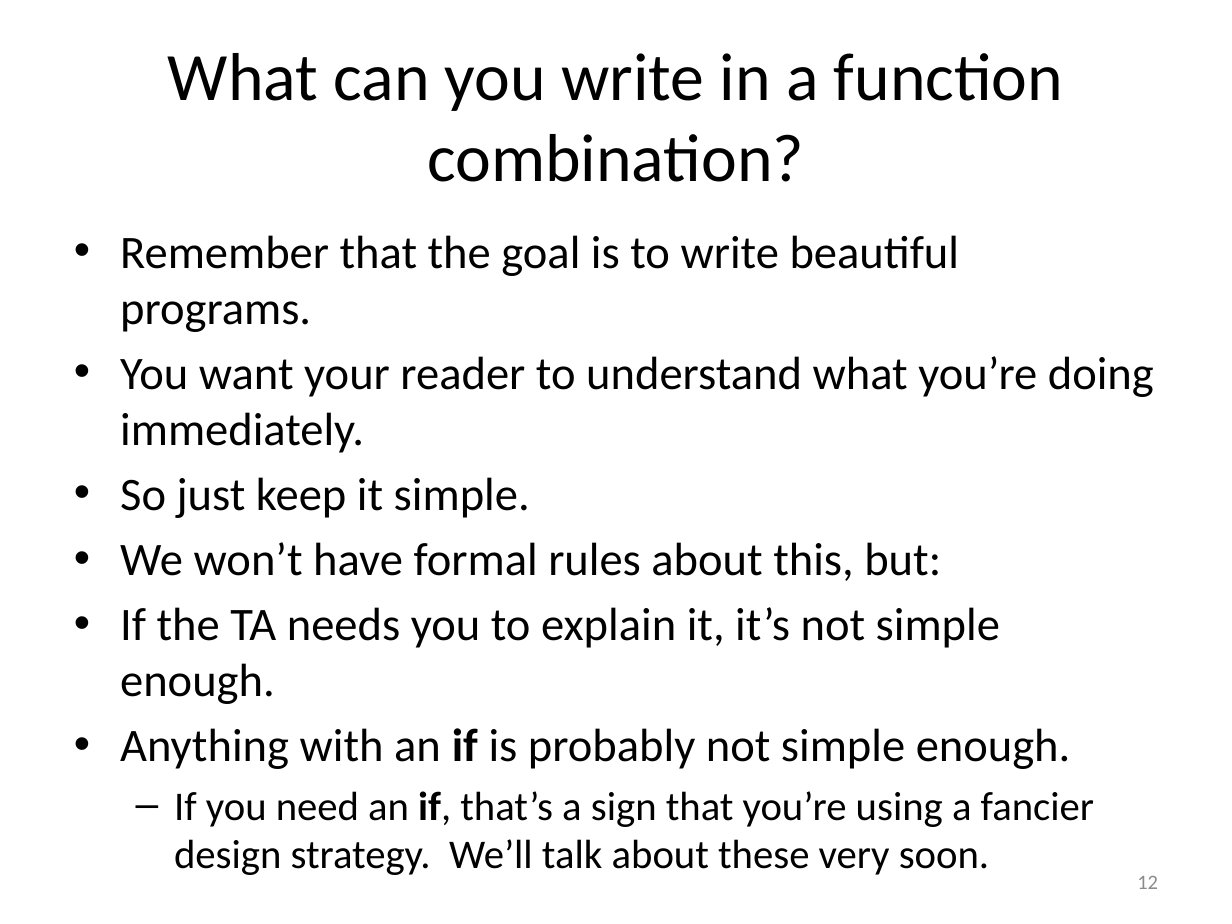
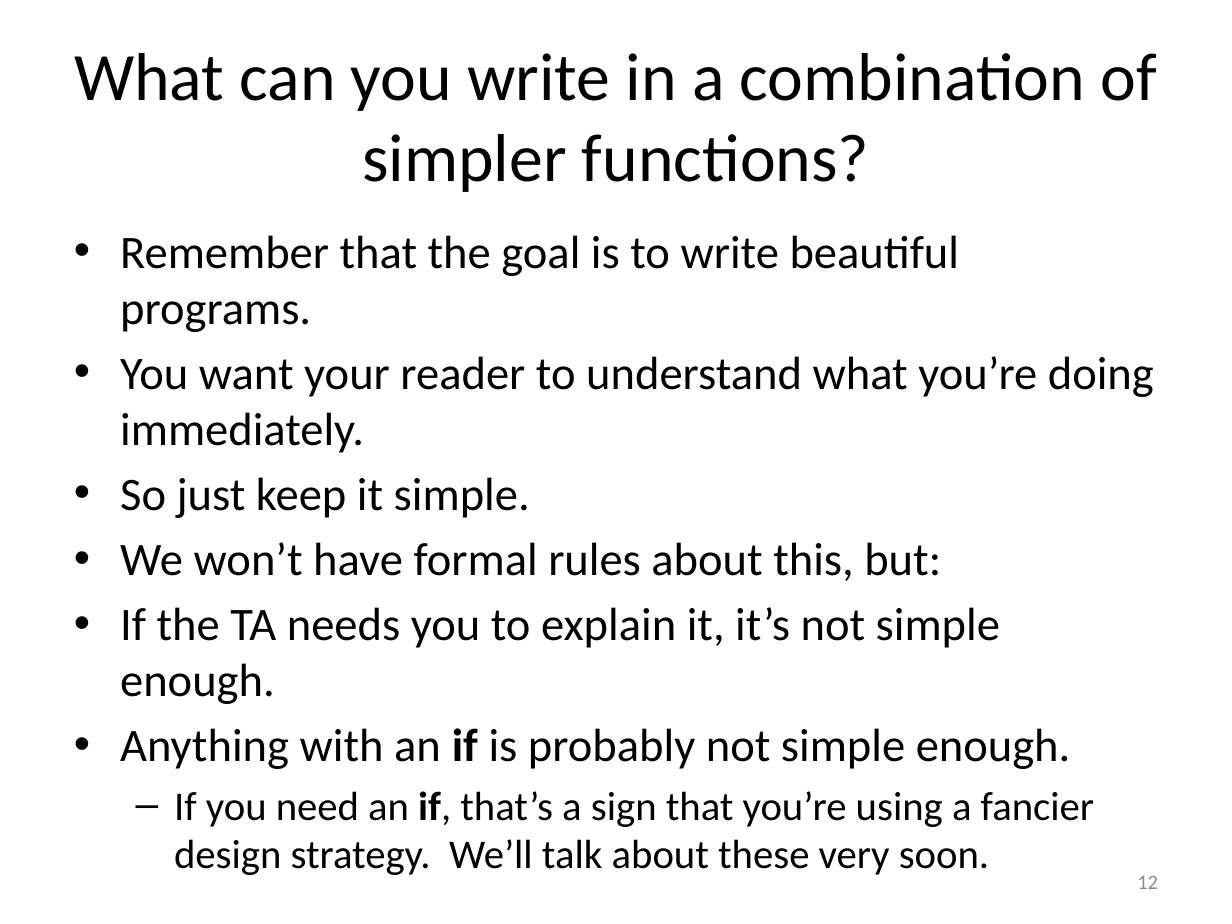
Before and after one commit to mwand/cs5010f16, a slide deck: slide 12 of Slides/Lesson 1.7 Combine Simpler Functions.pptx. Drawn at 1232x924 pixels with LibreOffice and Linux fonts; fonts in the diff are those of the drawing. Boxes give left, top, right and bottom in pixels: in the first picture for what was removed or moved away, otherwise in the second. Text is boxed around its words. In the diff, an @@ line names an element or a change of style, - is before the commit and + after.

```diff
--- a/Slides/Lesson 1.7 Combine Simpler Functions.pptx
+++ b/Slides/Lesson 1.7 Combine Simpler Functions.pptx
@@ title at (x1=74, y1=53, x2=1157, y2=192): text changed @@
-What can you write in a function combination?
+What can you write in a combination of simpler functions?
```
Also in this commit, not shown: 42 other files.
